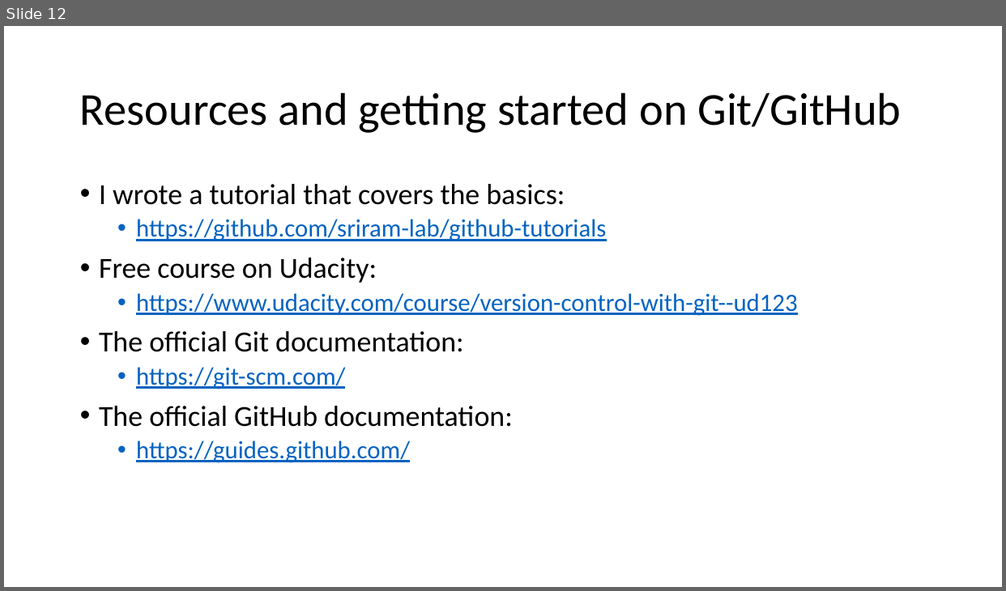
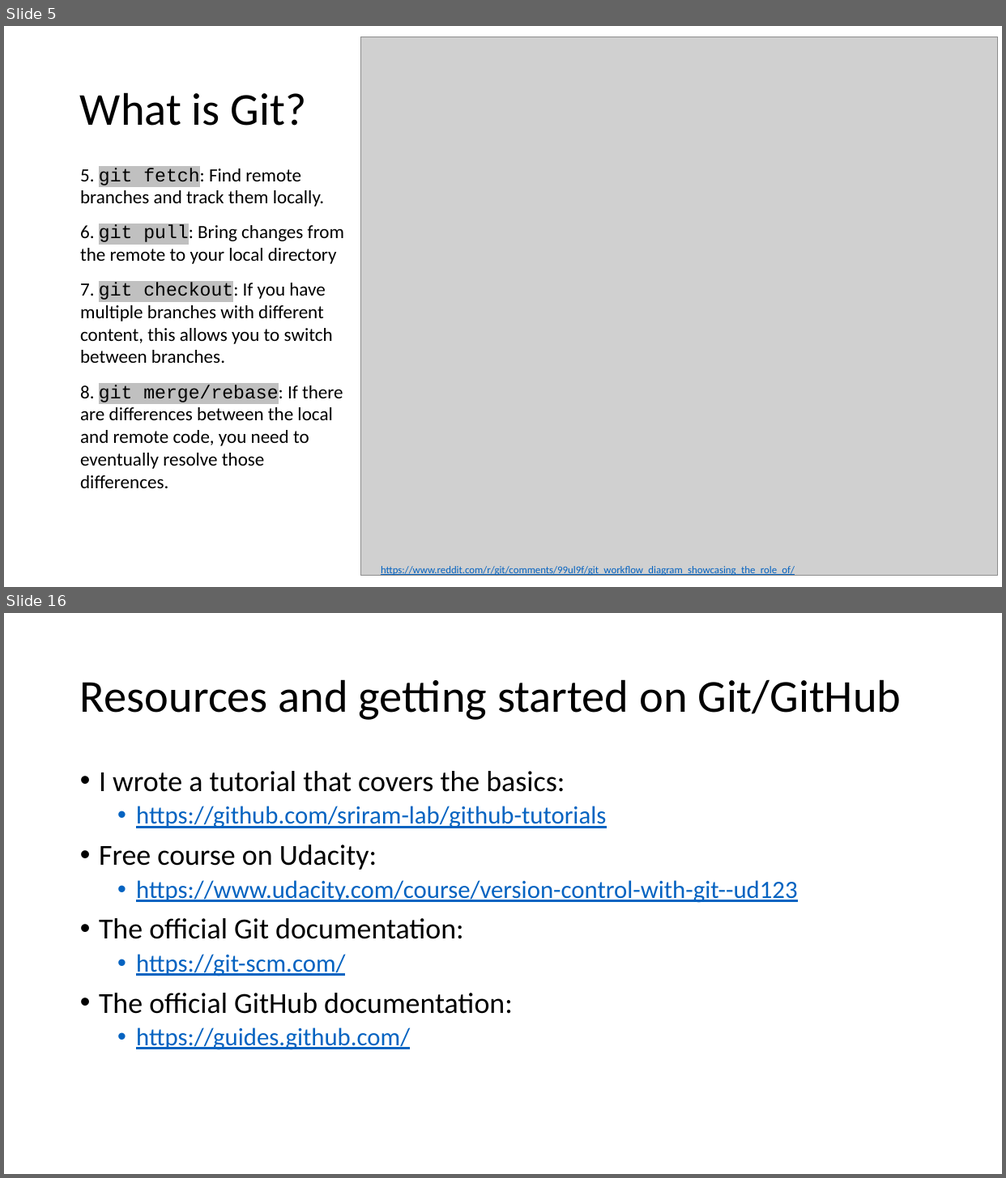
Before and after one commit to sriram-lab/github, a slide deck: GitHub-Intro.pptx. Shown one above the other, each under a label of ours: slide 12 before the commit, slides 5 and 16 after it; the slides between them are not shown. The pictures are 1006x591 and 1006x1178 pixels, drawn with LibreOffice and Linux fonts; fonts in the diff are those of the drawing; grey boxes stand for pictures. Boxes give left, top, right and bottom in pixels: in the first picture for what was removed or moved away, otherwise in the second. Text is boxed around its words. In the diff, an @@ line names an element or a change of style, - is before the commit and + after.

```diff
--- a/GitHub-Intro.pptx
+++ b/GitHub-Intro.pptx
@@ slide 5 added at (4, 26, 1002, 587), background #FFFFFF @@
@@ picture added at (360, 37, 997, 575) @@
@@ title added at (80, 92, 307, 126), 44 pt, text #000000 @@
+What is Git?
@@ text added at (80, 168, 344, 489), 18 pt, text #000000 @@
+5. git fetch: Find remote branches and track them locally.
+6. git pull: Bring changes from the remote to your local directory
+7. git checkout: If you have multiple branches with different content, this allows you to switch between branches.
+8. git merge/rebase: If there are differences between the local and remote code, you need to eventually resolve those differences.
@@ text added at (381, 566, 795, 577), 10 pt, text #0563C1, underline @@
+https://www.reddit.com/r/git/comments/99ul9f/git_workflow_diagram_showcasing_the_role_of/
@@ what was slide 12 is now slide 16 @@
```
Also in this commit, not shown: 10 slides changed, 4 other slides added, 1 slide removed.
